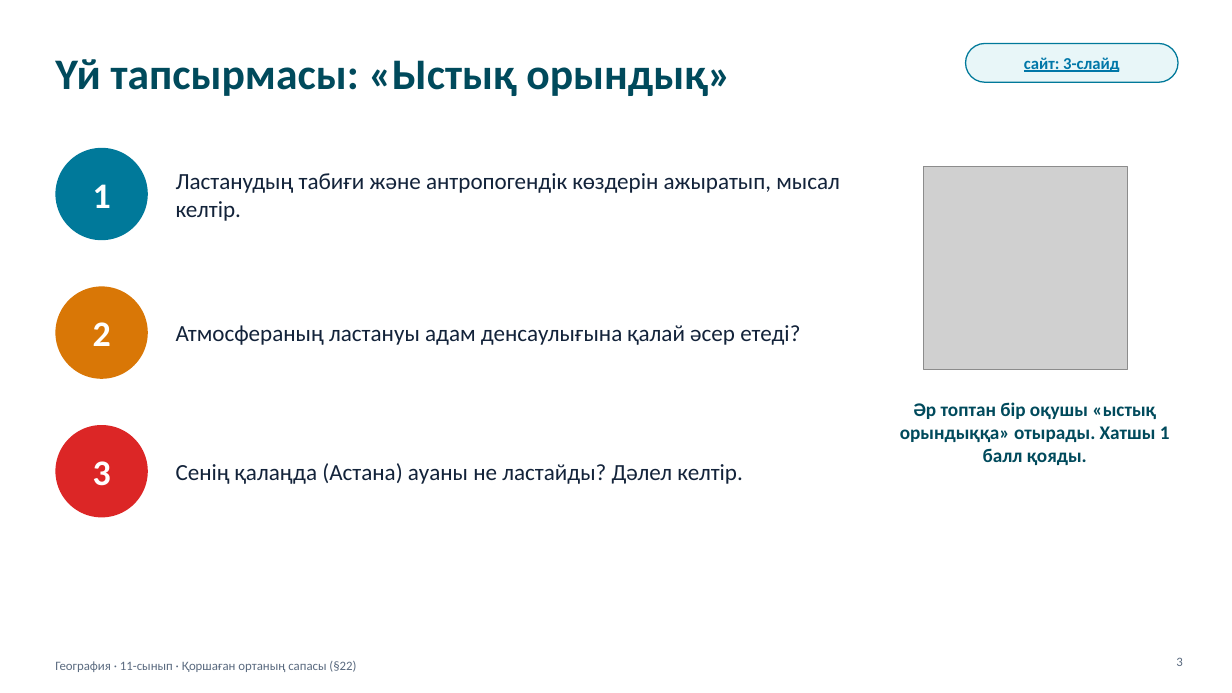
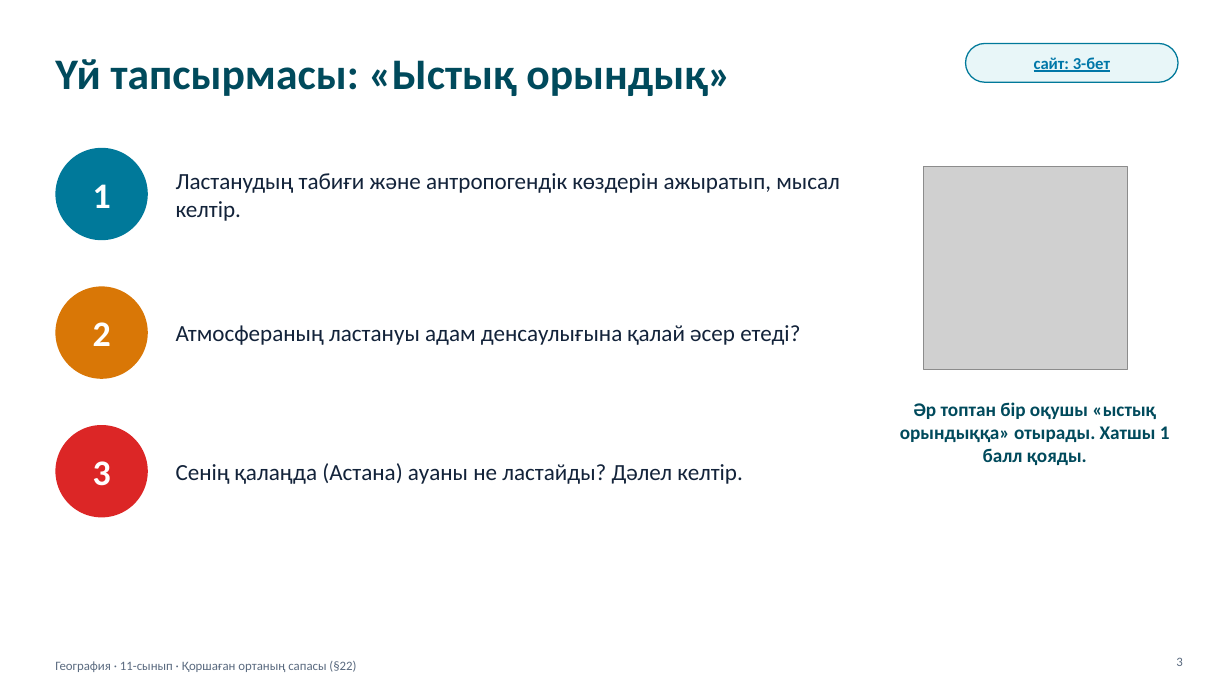
Before and after one commit to makpalkubantova-arch/ecoscaner, a slide deck: slide 3 of materialdar/2-Prezentaciya-Qorshagan-orta-sapasy.pptx. Drawn at 1232x693 pixels with LibreOffice and Linux fonts; fonts in the diff are those of the drawing; grey boxes stand for pictures. Boxes give left, top, right and bottom in pixels: in the first picture for what was removed or moved away, otherwise in the second. Text is boxed around its words. In the diff, an @@ line names an element or a change of style, - is before the commit and + after.

```diff
--- a/materialdar/2-Prezentaciya-Qorshagan-orta-sapasy.pptx
+++ b/materialdar/2-Prezentaciya-Qorshagan-orta-sapasy.pptx
@@ text in rounded rectangle at box(1034, 57, 1110, 72): text changed @@
-сайт: 3-слайд
+сайт: 3-бет
```
Also in this commit, not shown: 13 other slides changed, 2 slides added, 4 slides removed, 24 other files.
